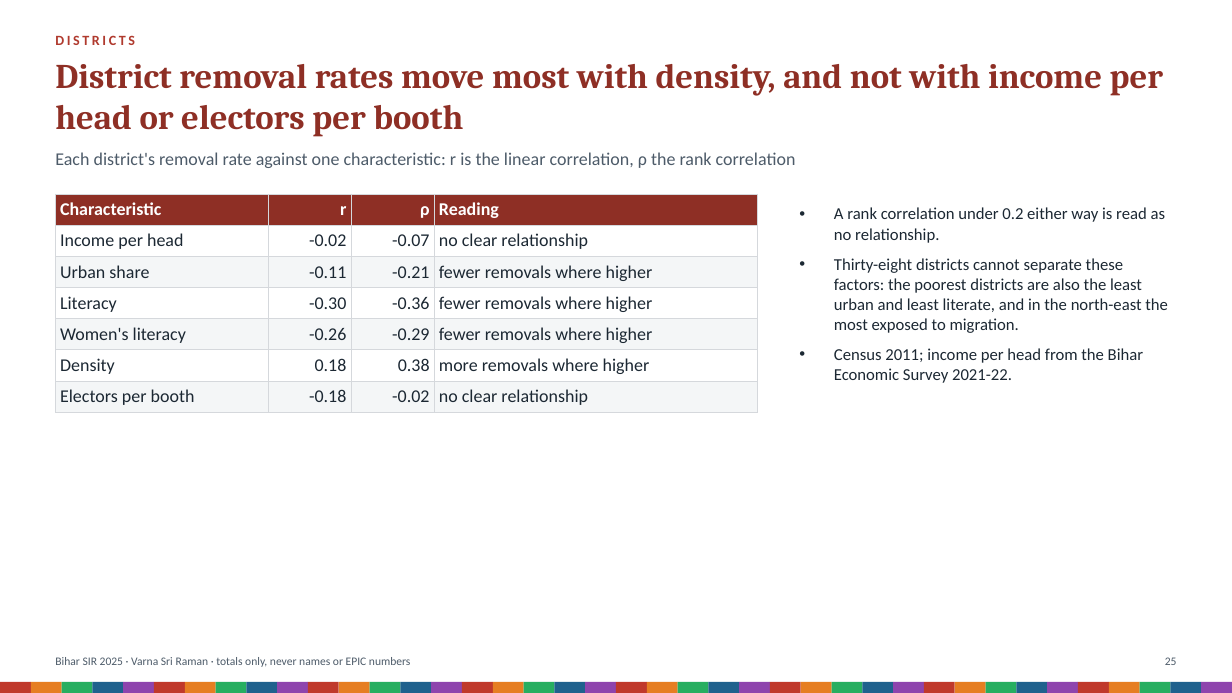
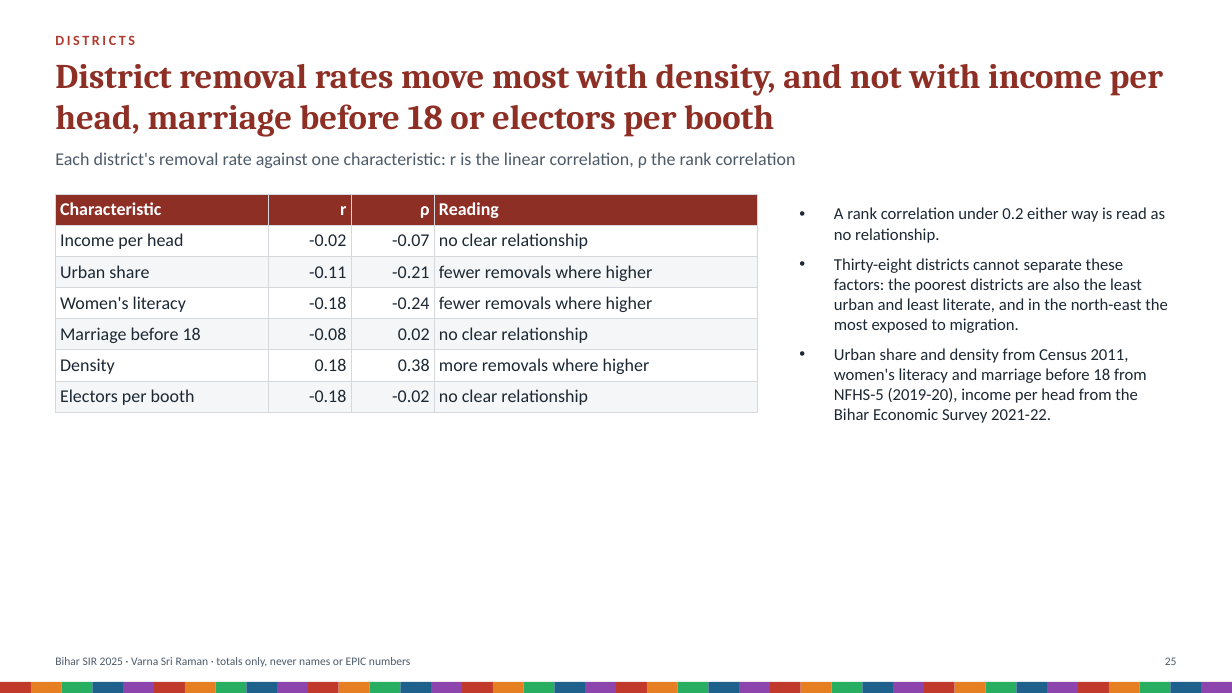
Before and after one commit to Varnasr/INDIA-DATA, a slide deck: slide 25 of reports/bihar-sir-2025-deck.pptx. Drawn at 1232x693 pixels with LibreOffice and Linux fonts; fonts in the diff are those of the drawing. Boxes give left, top, right and bottom in pixels: in the first picture for what was removed or moved away, otherwise in the second. Text is boxed around its words. In the diff, an @@ line names an element or a change of style, - is before the commit and + after.

```diff
--- a/reports/bihar-sir-2025-deck.pptx
+++ b/reports/bihar-sir-2025-deck.pptx
@@ text at [55, 64, 1163, 137]: text changed @@
-District removal rates move most with density, and not with income per head or electors per booth
+District removal rates move most with density, and not with income per head, marriage before 18 or electors per booth
@@ table at [55, 194, 758, 409] @@
-row 4: Literacy | -0.30 | -0.36 | fewer removals where higher
+row 4: Women's literacy | -0.18 | -0.24 | fewer removals where higher
-row 5: Women's literacy | -0.26 | -0.29 | fewer removals where higher
+row 5: Marriage before 18 | -0.08 | 0.02 | no clear relationship
@@ text at [834, 348, 1147, 423]: text changed @@
-• Census 2011; income per head from the Bihar Economic Survey 2021-22.
+• Urban share and density from Census 2011, women's literacy and marriage before 18 from NFHS-5 (2019-20), income per head from the Bihar Economic Survey 2021-22.
```
Also in this commit, not shown: 2 other slides changed, 31 other files.
